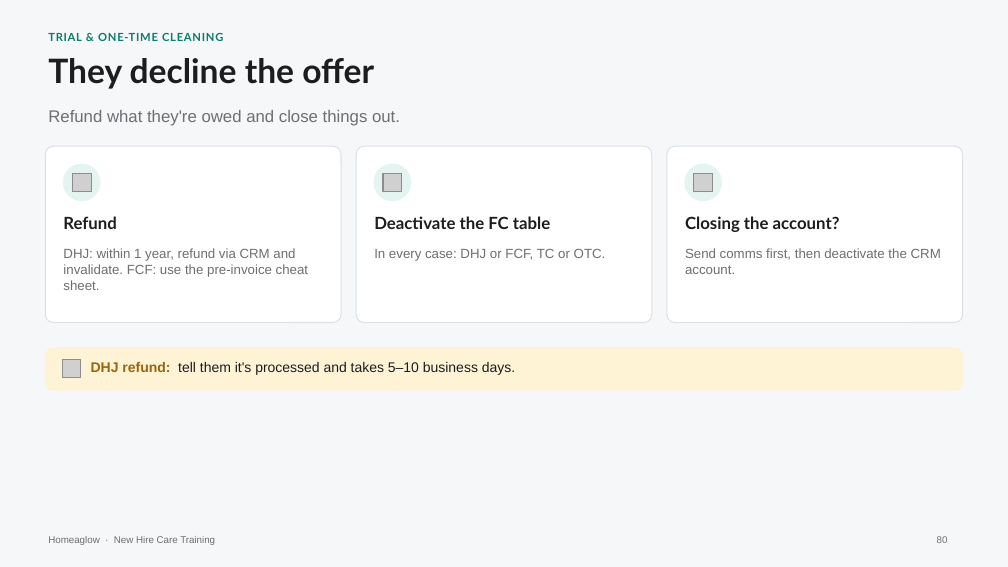
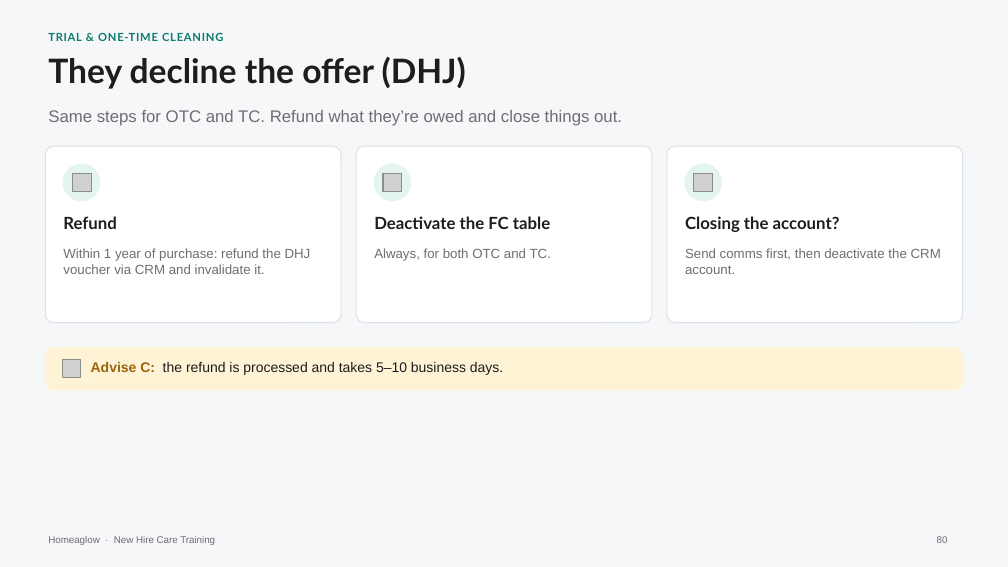
Before and after one commit to anjulimichelle/training, a slide deck: slide 80 of retention-membership-cancellation/retention-membership-cancellation.pptx. Drawn at 1008x567 pixels with LibreOffice and Linux fonts; fonts in the diff are those of the drawing; grey boxes stand for pictures. Boxes give left, top, right and bottom in pixels: in the first picture for what was removed or moved away, otherwise in the second. Text is boxed around its words. In the diff, an @@ line names an element or a change of style, - is before the commit and + after.

```diff
--- a/retention-membership-cancellation/retention-membership-cancellation.pptx
+++ b/retention-membership-cancellation/retention-membership-cancellation.pptx
@@ text at (48, 57, 466, 89): text changed @@
-They decline the offer
+They decline the offer (DHJ)
@@ text at (48, 110, 622, 126): text changed @@
-Refund what they're owed and close things out.
+Same steps for OTC and TC. Refund what they’re owed and close things out.
@@ text at (63, 248, 311, 274): text changed @@
-DHJ: within 1 year, refund via CRM and invalidate. FCF: use the pre-invoice cheat sheet.
+Within 1 year of purchase: refund the DHJ voucher via CRM and invalidate it.
@@ text at (374, 248, 551, 261): text changed @@
-In every case: DHJ or FCF, TC or OTC.
+Always, for both OTC and TC.
@@ text at (91, 362, 503, 375): text changed @@
-DHJ refund: tell them it's processed and takes 5–10 business days.
+Advise C: the refund is processed and takes 5–10 business days.
```
Also in this commit, not shown: 2 other slides changed, 1 slide added, 1 other file.
